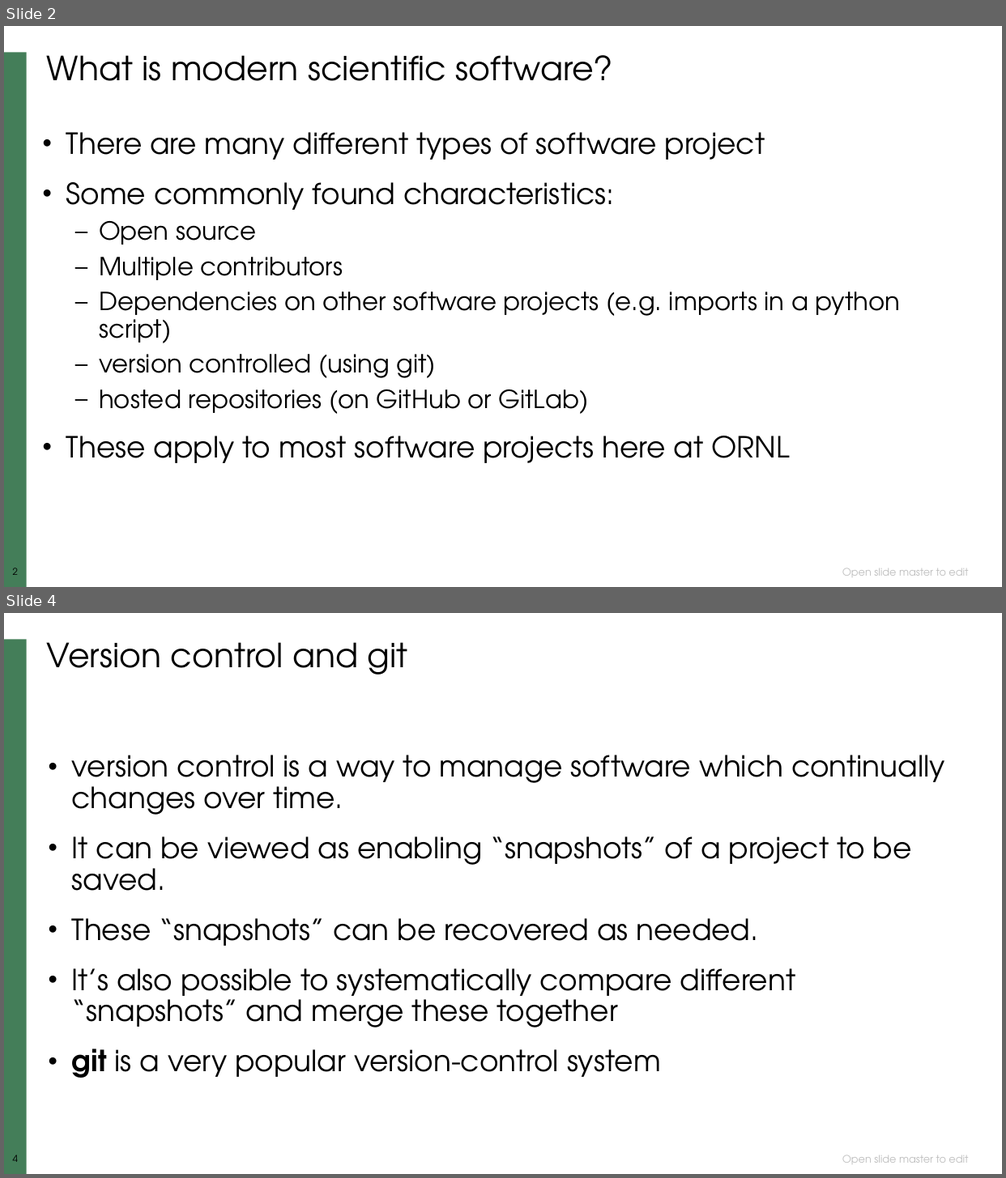
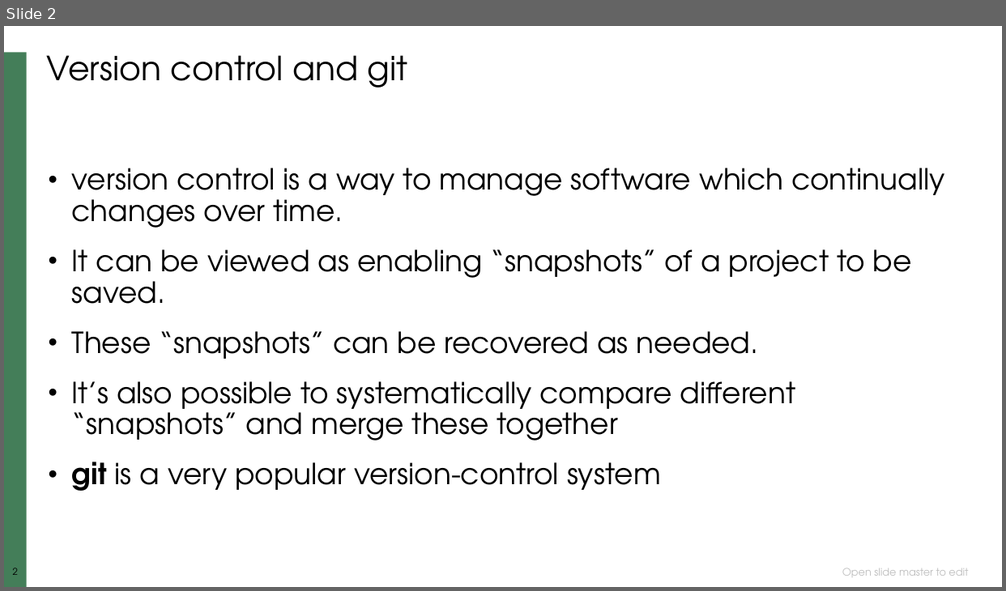
Before and after one commit to neutrons/ns-computation-tutorial, a slide deck: lectures/NXS_git_github.pptx. Shown one above the other, each under a label of ours: slides 2 and 4 before the commit, slide 2 after it; the slides between them are not shown. The pictures are 1006x1178 and 1006x591 pixels, drawn with LibreOffice and Linux fonts; fonts in the diff are those of the drawing; background and template pictures are left out. Boxes give left, top, right and bottom in pixels: in the first picture for what was removed or moved away, otherwise in the second. Text is boxed around its words. In the diff, an @@ line names an element or a change of style, - is before the commit and + after.

```diff
--- a/lectures/NXS_git_github.pptx
+++ b/lectures/NXS_git_github.pptx
@@ slide 2 removed at (4, 26, 1002, 587), background #FFFFFF; not listed: 4 template elements that a slide beside it also shows @@
@@ title removed at (47, 55, 614, 81) @@
-What is modern scientific software?
@@ text removed at (66, 132, 901, 463) @@
-• There are many different types of software project
-• Some commonly found characteristics:
-  – Open source
-  – Multiple contributors
-  – Dependencies on other software projects (e.g. imports in a python script)
-  – version controlled (using git)
-  – hosted repositories (on GitHub or GitLab)
-• These apply to most software projects here at ORNL
@@ what was slide 4 is now slide 2 @@
@@ page number at (4, 568, 27, 581): text changed @@
-4
+2
@@ page number at (13, 568, 18, 575): text changed @@
-4
+2
```
Also in this commit, not shown: 2 slides changed, 2 slides added, 2 other slides removed, 3 other files.
